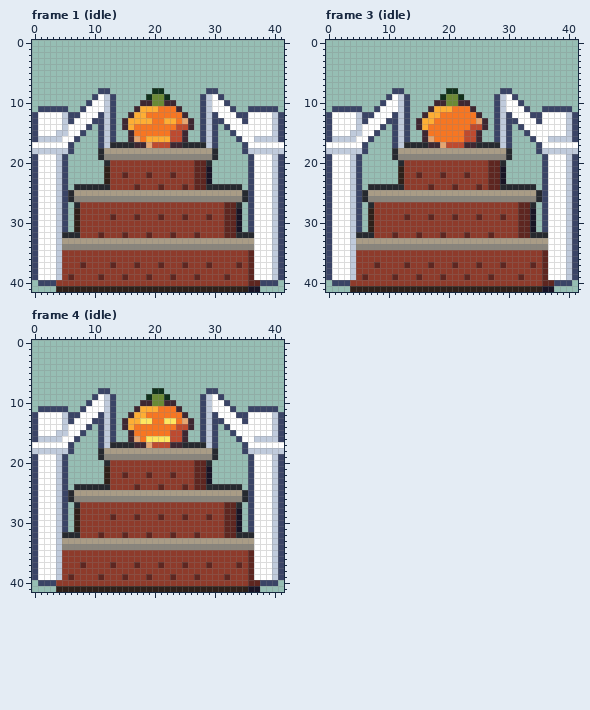
Pixel-art file, stored at art/obstacles/porch-steps@88.aseprite. Above, as it was before the edit.
42x42 pixels, 4 frames. Shown: frame 1 (idle), frame 3 (idle), frame 4 (idle). The commit also changed other frames, which this record leaves out.
Now the later version:
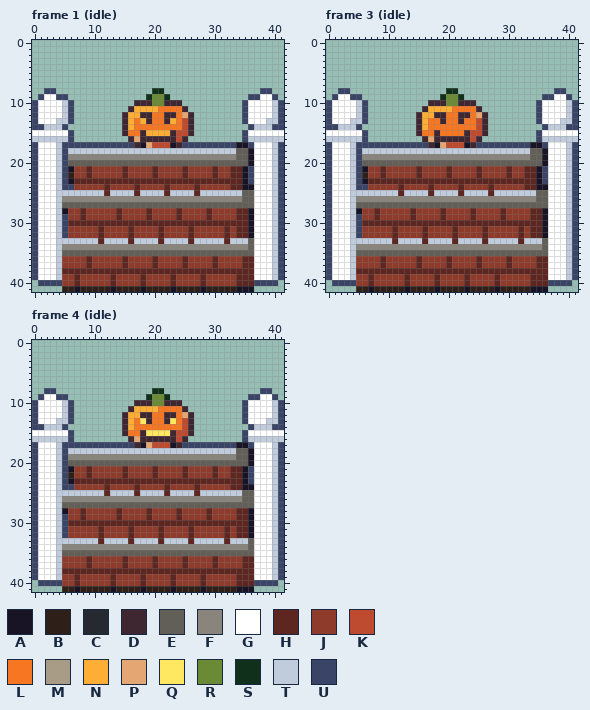
Palette (. is transparent): A #181425  B #2e2019  C #26292f  D #3e2731  E #625e58  F #8a857c  G #ffffff  H #5e2620  J #8e3b2b  K #be4a2f  L #f77622  M #a99c86  N #feae34  P #e4a672  Q #fee761  R #6b8a35  S #11301c  T #c0cbdc  U #3a4466
Difference:
Changed rows in their new state; - is an unchanged pixel.
Frame 1 (idle):
first column x 0:
 8 --UU-------..----------------..-------UU--
 9 -UGGUU----....--------------....----UUGGU-
10 UGGGGTU--.....---D------D---.....--UGGGGTU
11 UGGGGTU-......--DN------LD--......-UGGGGTU
12 -------.......-DN-DD--DD-PD-.......-------
13 ----T--.......---L-D--D--K--.......----T--
14 -UTTTU....-...----------L---...-....UTTTU-
15 G---GGU..--...-DL-DNNNND-KD-...--..U----GG
16 T----TU.---...----DDDDDD----...---.UT----T
17 U---TU-UUUU-UUUUU-A----A-UUUUU-UUUAAU---TU
18 UGGG-UTTTTTTTTTTTTTTTTTTTTTTTTTTTTEEAGGG-U
19 ------FFFFFF------------------FFFFEEA-----
20 ------EEEEEEEEEEEEEEEEEEEEEEEEEEEEEEA-----
21 ------AJJHJJJ--H----H----H-JJJHJJHHA------
22 ------BJJHJJJ------JH--J-H-JJJHJJHHA------
23 ------AHHHHHHHHHHHHHHHHHHHH--HHHHHHA------
24 ------UJJJJJH--------JH--J--JJJJJHHAA-----
25 -----TTTTTTTHTTTTHTTTTHTTTTHTTTTTTTEE-----
26 -----FF----------------------------EE-----
27 -----EEEEEEEEEEEEEEEEEEEEEEEEEEEEEEEE-----
28 -----AJJH-----H----H----H----H--JJHHA-----
29 ------JJH----JH--J-H-J--HJ------JJHHA-----
30 ------HHHHHHHHHHHHHHHHHHHHHHHHHH--HHA-----
31 ------JJ---H----H----H----H------JHHA-----
32 -----UJJ-------JH--J-H-J--HJ-----JHHA-----
33 -----TTTTTTHTTTTHTTTTHTTTTHTTTTTHTTTE-----
34 ------------------------------------E-----
35 -----EEEEEEEEEEEEEEEEEEEEEEEEEEEEEEEE-----
36 ---------H-----H----H----H----H----H------
37 --------JH---J-H-J--HJ-------JH---JH------
38 -----HHHHHHHHHHHHHHHHHHHHHHHHHHHHHHH------
39 ------JH---J-H-J--HJ-------JH---J-HH------
40 ----U--H-----H----H----H----H-----HH-U----
41 ----.--A-----A----A----A----A-----AA-.----
Frame 3 (idle):
first column x 0:
 8 --UU-------..----------------..-------UU--
 9 -UGGUU----....--------------....----UUGGU-
10 UGGGGTU--.....---D------D---.....--UGGGGTU
11 UGGGGTU-......--DN------LD--......-UGGGGTU
12 -------.......-DN-DD--DD-PD-.......-------
13 ----T--.......---L-D--D--K--.......----T--
14 -UTTTU....-...----------L---...-....UTTTU-
15 G---GGU..--...-DL-D----D-KD-...--..U----GG
16 T----TU.---...----DDDDDD----...---.UT----T
17 U---TU-UUUU-UUUUU-A----A-UUUUU-UUUAAU---TU
18 UGGG-UTTTTTTTTTTTTTTTTTTTTTTTTTTTTEEAGGG-U
19 ------FFFFFF------------------FFFFEEA-----
20 ------EEEEEEEEEEEEEEEEEEEEEEEEEEEEEEA-----
21 ------AJJHJJJ--H----H----H-JJJHJJHHA------
22 ------BJJHJJJ------JH--J-H-JJJHJJHHA------
23 ------AHHHHHHHHHHHHHHHHHHHH--HHHHHHA------
24 ------UJJJJJH--------JH--J--JJJJJHHAA-----
25 -----TTTTTTTHTTTTHTTTTHTTTTHTTTTTTTEE-----
26 -----FF----------------------------EE-----
27 -----EEEEEEEEEEEEEEEEEEEEEEEEEEEEEEEE-----
28 -----AJJH-----H----H----H----H--JJHHA-----
29 ------JJH----JH--J-H-J--HJ------JJHHA-----
30 ------HHHHHHHHHHHHHHHHHHHHHHHHHH--HHA-----
31 ------JJ---H----H----H----H------JHHA-----
32 -----UJJ-------JH--J-H-J--HJ-----JHHA-----
33 -----TTTTTTHTTTTHTTTTHTTTTHTTTTTHTTTE-----
34 ------------------------------------E-----
35 -----EEEEEEEEEEEEEEEEEEEEEEEEEEEEEEEE-----
36 ---------H-----H----H----H----H----H------
37 --------JH---J-H-J--HJ-------JH---JH------
38 -----HHHHHHHHHHHHHHHHHHHHHHHHHHHHHHH------
39 ------JH---J-H-J--HJ-------JH---J-HH------
40 ----U--H-----H----H----H----H-----HH-U----
41 ----.--A-----A----A----A----A-----AA-.----
Frame 4 (idle):
first column x 0:
 8 --UU-------..----------------..-------UU--
 9 -UGGUU----....--------------....----UUGGU-
10 UGGGGTU--.....---D------D---.....--UGGGGTU
11 UGGGGTU-......--DN------LD--......-UGGGGTU
12 -------.......-DN-DD--DD-PD-.......-------
13 ----T--.......---L-D--D--K--.......----T--
14 -UTTTU....-...----------L---...-....UTTTU-
15 G---GGU..--...-DL-DQQQQD-KD-...--..U----GG
16 T----TU.---...----DDDDDD----...---.UT----T
17 U---TU-UUUU-UUUUU-A----A-UUUUU-UUUAAU---TU
18 UGGG-UTTTTTTTTTTTTTTTTTTTTTTTTTTTTEEAGGG-U
19 ------FFFFFF------------------FFFFEEA-----
20 ------EEEEEEEEEEEEEEEEEEEEEEEEEEEEEEA-----
21 ------AJJHJJJ--H----H----H-JJJHJJHHA------
22 ------BJJHJJJ------JH--J-H-JJJHJJHHA------
23 ------AHHHHHHHHHHHHHHHHHHHH--HHHHHHA------
24 ------UJJJJJH--------JH--J--JJJJJHHAA-----
25 -----TTTTTTTHTTTTHTTTTHTTTTHTTTTTTTEE-----
26 -----FF----------------------------EE-----
27 -----EEEEEEEEEEEEEEEEEEEEEEEEEEEEEEEE-----
28 -----AJJH-----H----H----H----H--JJHHA-----
29 ------JJH----JH--J-H-J--HJ------JJHHA-----
30 ------HHHHHHHHHHHHHHHHHHHHHHHHHH--HHA-----
31 ------JJ---H----H----H----H------JHHA-----
32 -----UJJ-------JH--J-H-J--HJ-----JHHA-----
33 -----TTTTTTHTTTTHTTTTHTTTTHTTTTTHTTTE-----
34 ------------------------------------E-----
35 -----EEEEEEEEEEEEEEEEEEEEEEEEEEEEEEEE-----
36 ---------H-----H----H----H----H----H------
37 --------JH---J-H-J--HJ-------JH---JH------
38 -----HHHHHHHHHHHHHHHHHHHHHHHHHHHHHHH------
39 ------JH---J-H-J--HJ-------JH---J-HH------
40 ----U--H-----H----H----H----H-----HH-U----
41 ----.--A-----A----A----A----A-----AA-.----
Where, in picture pixels (left, top, right, bottom), the same in both pictures:
changed: (32, 88, 284, 292)
changed: (326, 88, 578, 292)
changed: (32, 388, 284, 592)
